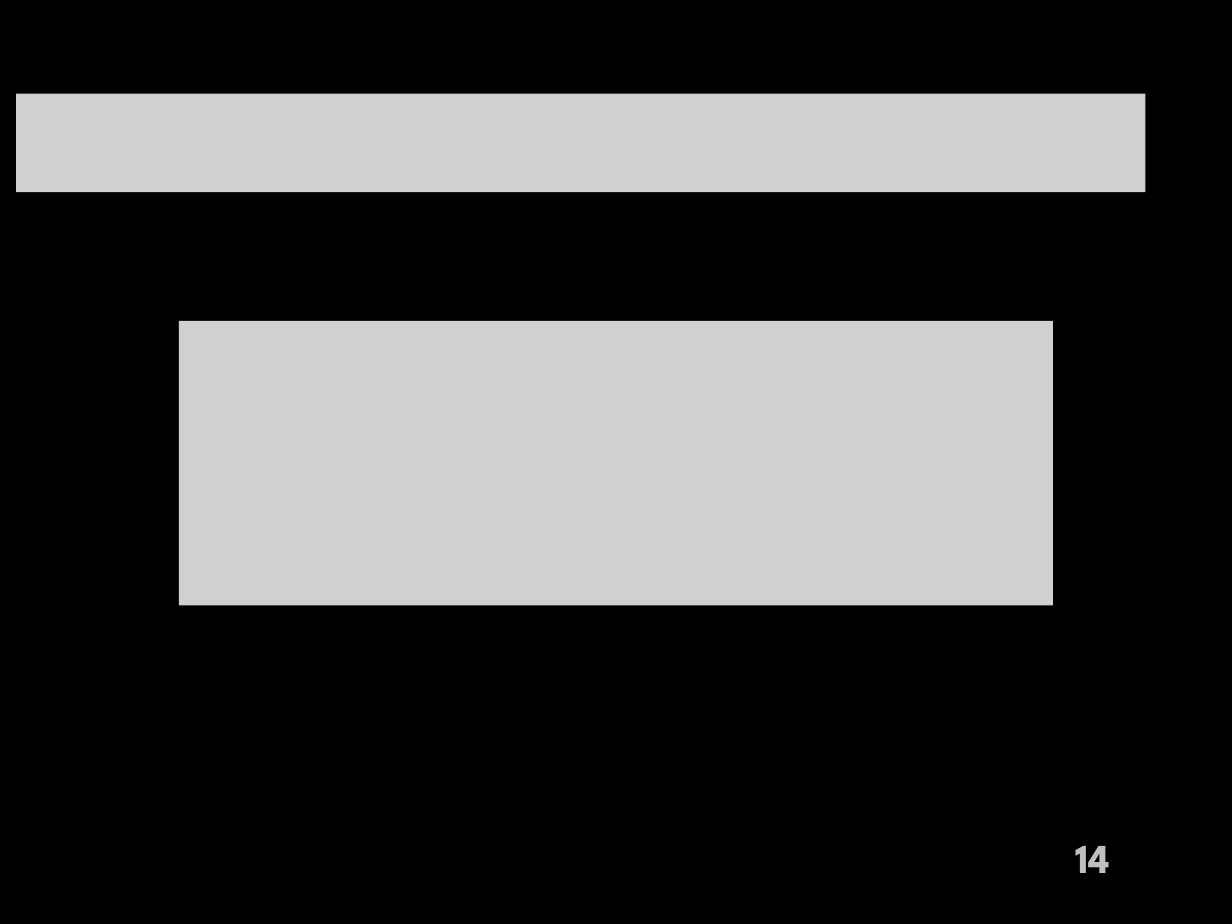
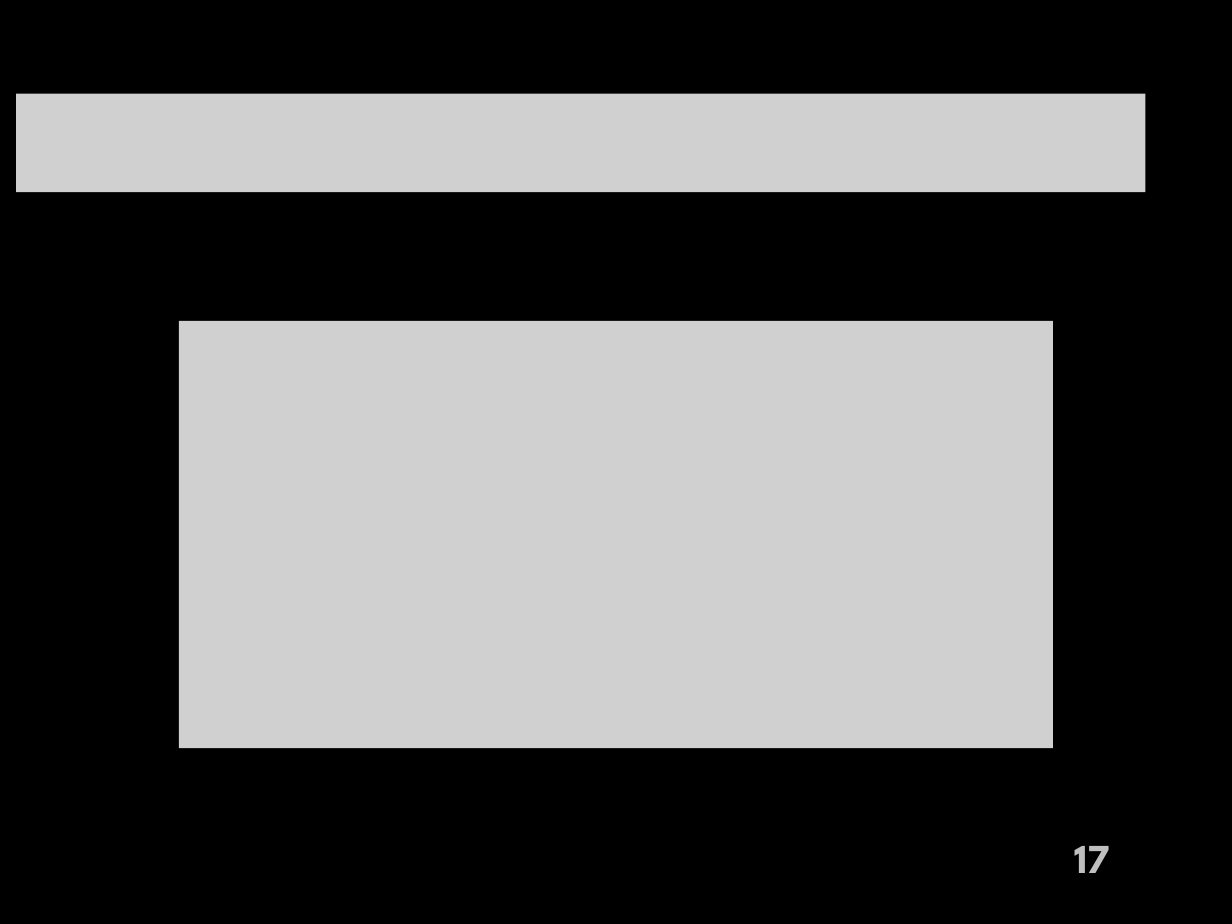
Before and after one commit to 1g-hub/takayama_b, a slide deck: slide 17 of prsn/shuron/Master_Slide_2210104043_Yusei_Takayama.pptx (slide 14 before the commit). Drawn at 1232x924 pixels with LibreOffice and Linux fonts; fonts in the diff are those of the drawing; grey boxes stand for pictures; background and template pictures are left out. Boxes give left, top, right and bottom in pixels: in the first picture for what was removed or moved away, otherwise in the second. Text is boxed around its words. In the diff, an @@ line names an element or a change of style, - is before the commit and + after.

```diff
--- a/prsn/shuron/Master_Slide_2210104043_Yusei_Takayama.pptx
+++ b/prsn/shuron/Master_Slide_2210104043_Yusei_Takayama.pptx
@@ picture: place and size @@
-picture at bbox=[179, 322, 1052, 606]
+picture at bbox=[179, 322, 1052, 749]
@@ page number at bbox=[1074, 846, 1110, 873]: text changed @@
-14
+17
```
Also in this commit, not shown: 15 other slides changed, 5 slides added, 2 slides removed, 40 other files.
